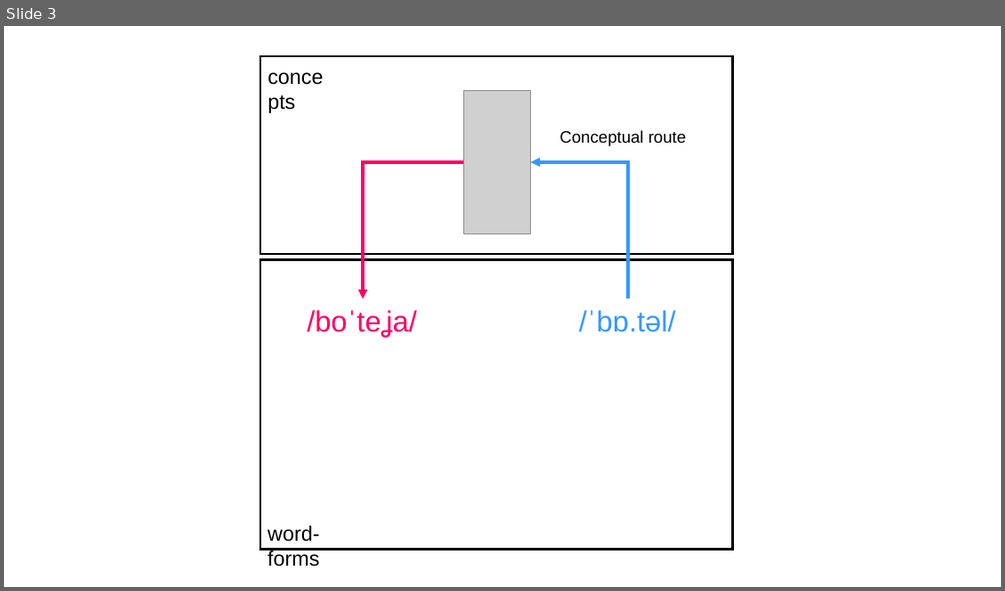
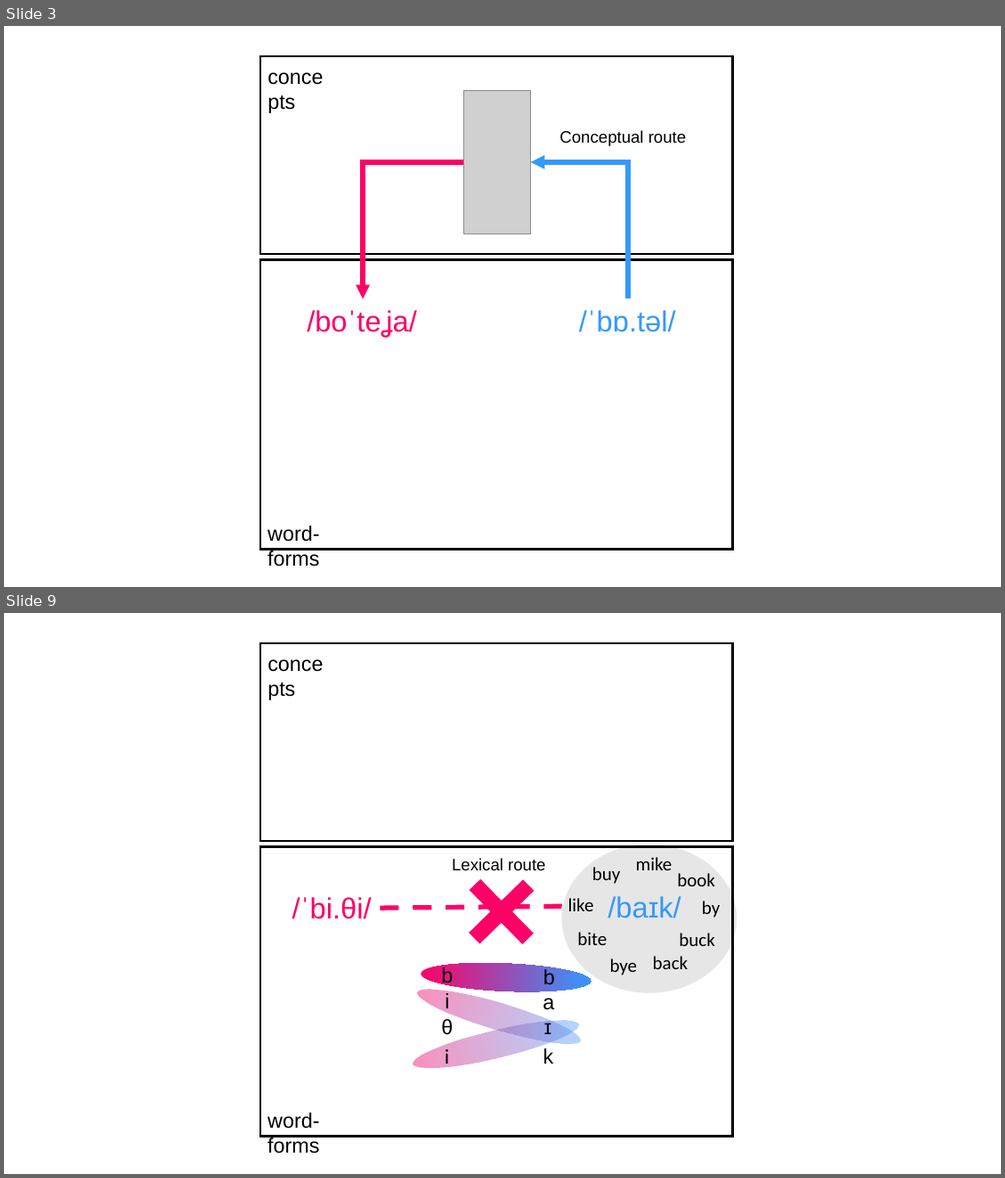
Before and after one commit to gongcastro/psycholing-cofee_2022_translation-elicitation, a slide deck: docs/figures.pptx. Shown one above the other, each under a label of ours: slide 3 before the commit, slides 3 and 9 after it; the slides between them are not shown. The pictures are 1005x591 and 1005x1178 pixels, drawn with LibreOffice and Linux fonts; fonts in the diff are those of the drawing; grey boxes stand for pictures. Boxes give left, top, right and bottom in pixels: in the first picture for what was removed or moved away, otherwise in the second. Text is boxed around its words. In the diff, an @@ line names an element or a change of style, - is before the commit and + after.

```diff
--- a/docs/figures.pptx
+++ b/docs/figures.pptx
@@ slide 9 added at [4, 613, 1001, 1174], background #FFFFFF @@
@@ rectangle added at [260, 643, 733, 841], outline #000000 2.25 pt @@
@@ text added at [260, 647, 337, 680], 20 pt, text #000000 @@
+concepts
@@ rectangle added at [260, 846, 733, 1135], outline #000000 2.25 pt @@
@@ ellipse added at [561, 844, 737, 994], fill #E7E6E6, outline #FFFFFF 1 pt @@
@@ plus added at [448, 859, 554, 965], fill #FF0066, outline #FF0066 1 pt @@
@@ text added at [452, 858, 545, 871], 16 pt, text #000000 @@
+Lexical route
@@ text added at [292, 897, 372, 919], 28 pt, text #FF0066 @@
+/ˈbi.θi/
@@ arrow added from (380, 908) to (600, 906), #3399FF 4.5 pt dashed @@
@@ text added at [607, 896, 680, 918], 28 pt, text #3399FF @@
+/baɪk/
@@ group added at [568, 857, 720, 975]: 9 texts @@
+like
+back
+book
+mike
+bite
+buck
+by
+buy
+bye
@@ ellipse added at [413, 980, 584, 1054], fill gradient #FF0066 to #3399FF @@
@@ ellipse added at [420, 960, 591, 995], fill gradient #FF0066 to #3399FF @@
@@ ellipse added at [410, 1011, 582, 1076], fill gradient #FF0066 to #3399FF @@
@@ group added at [441, 967, 555, 1069]: 7 texts @@
+b
+b
+i
+a
+ɪ
+θ
+i
@@ text added at [543, 1048, 554, 1063], 20 pt, text #000000 @@
+k
@@ text added at [267, 1112, 319, 1153], 20 pt, text #000000 @@
+word-forms
@@ slide 3 changed as well @@
@@ elbow arrow (464, 162) - (363, 299): stroke #FF0066 3 pt to #FF0066 4.5 pt @@
@@ elbow arrow (629, 299) - (531, 162): stroke #3399FF 3 pt to #3399FF 4.5 pt @@
```
Also in this commit, not shown: 3 other slides changed, 4 other slides added, 18 other files.
